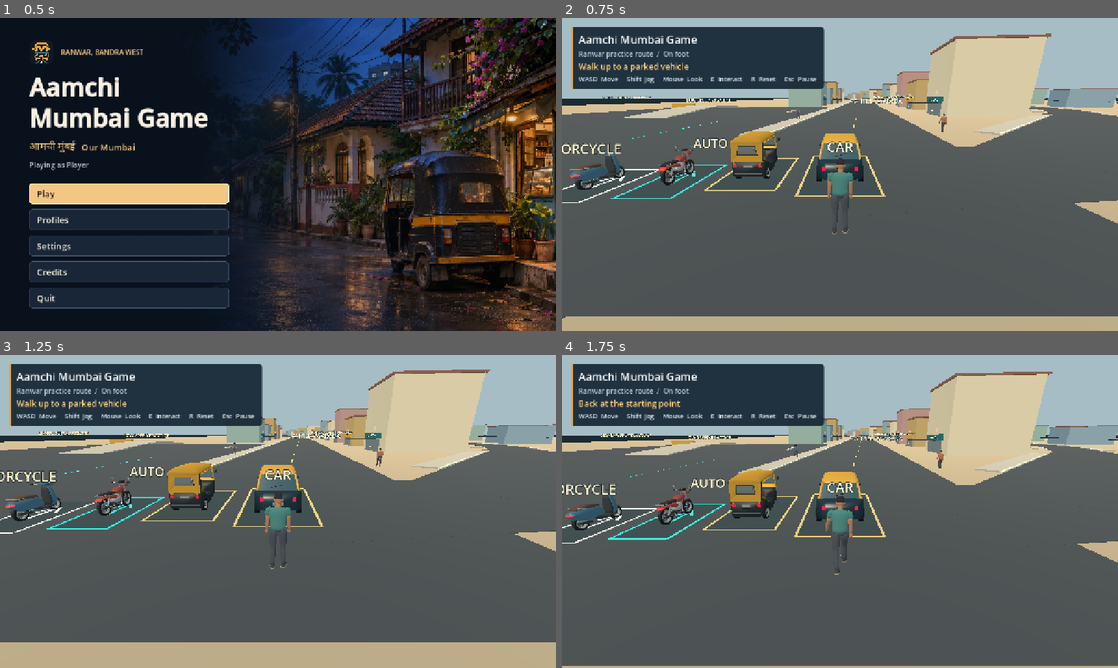
Above: before the commit, frames 1-4 (two rows, left to right).
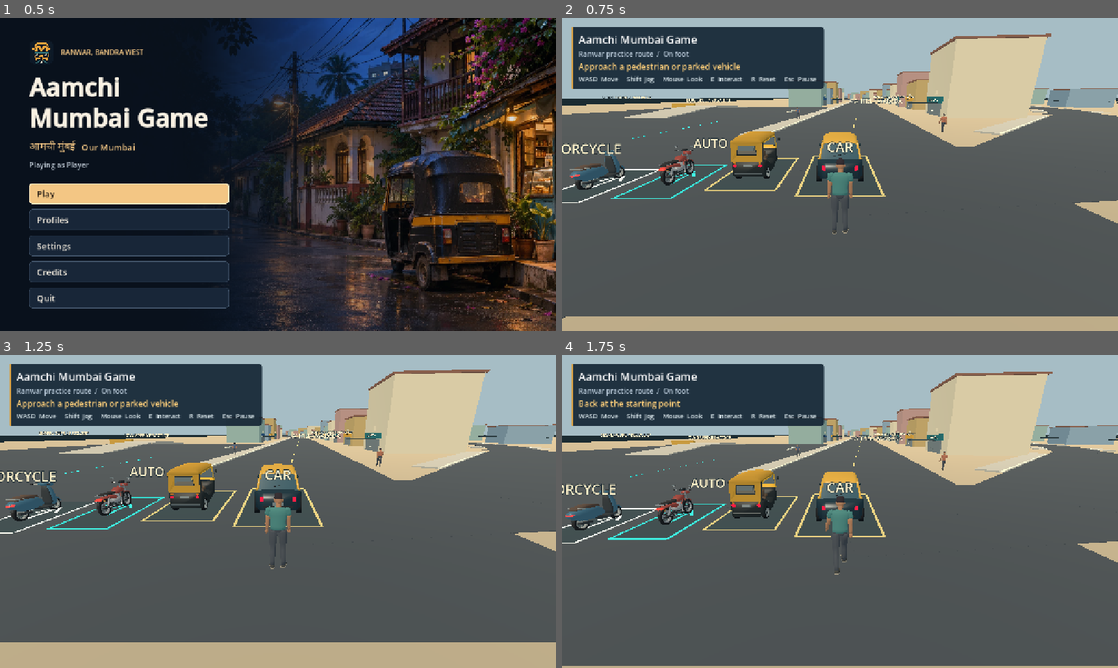
Above: after the commit, the same moments.

Repository: SutharLabs/Aamchi-Mumbai-Game
Game: Godot game, scene res://startup/startup.tscn
Same seed, same stepped clock (60 frames per second), same inputs: the game is played once before the commit and once after it.
Inputs (mouse positions are in pixels of both pictures, inside the frame that each line leads up to):
- Up to frame 1 (0.5 s): no input
- Up to frame 2 (0.75 s): click "Play" at 0.5 s
- Up to frame 3 (1.25 s): no input
- Up to frame 4 (1.75 s): tap Enter at 1.25 s; move the mouse to (867, 511) at 1.27 s; hold W (move_forward) from 1.28 s (still down); tap E (interact) at 1.35 s; click (867, 511) at 1.42 s; tap R (recover) at 1.55 s

Frame 1 is identical in both runs. In frame 2, 0.6% of the frame differs, in the area x 3-54%, y 14-52%; in frame 3, 0.6%, in the area x 3-54%, y 14-50%; in frame 4, less than 0.1%.

Commit message:
Add solid pedestrian interactions and Phase 1 platform builds

Diff:
--- a/prototype/character/practice_pedestrian.gd
+++ b/prototype/character/practice_pedestrian.gd
@@ -1,29 +1,108 @@
-extends "res://character/locomotion_visual.gd"
+extends CharacterBody3D
 
+const Visual := preload("res://character/locomotion_visual.gd")
 const WALK_SPEED := 0.98
+const BODY_HEIGHT := 1.68
+const BODY_RADIUS := 0.29
+const TURN_RESPONSE := 7.0
+const BLOCKED_TURN_TIME := 1.2
+const WORLD_LAYER := 1
+const PERSON_LAYER := 2
+const VEHICLE_LAYER := 4
 
 var path_start: Vector3
 var path_end: Vector3
 var start_fraction := 0.0
+var display_name := "Pedestrian"
+var greeting := "Hello."
+var shirt_color := Color("a4654d")
+var visual := Visual.new()
+var animation_player: AnimationPlayer:
+	get:
+		return visual.animation_player
+
 var _target: Vector3
+var _blocked_time := 0.0
+var _conversation_time := 0.0
+var _speaker_position := Vector3.ZERO
 
 
 func _ready() -> void:
-	super._ready()
-	position = path_start.lerp(path_end, start_fraction)
+	collision_layer = PERSON_LAYER
+	collision_mask = WORLD_LAYER | PERSON_LAYER | VEHICLE_LAYER
+	platform_floor_layers = WORLD_LAYER
+	floor_snap_length = 0.18
+	var capsule := CapsuleShape3D.new()
+	capsule.radius = BODY_RADIUS
+	capsule.height = BODY_HEIGHT
+	var collider := CollisionShape3D.new()
+	collider.position.y = BODY_HEIGHT * 0.5
+	collider.shape = capsule
+	add_child(collider)
+	visual.name = "CharacterVisual"
+	visual.shirt_color = shirt_color
+	add_child(visual)
+	reset_to_path()
+
+
+func reset_to_path() -> void:
+	position = path_start.lerp(path_end, clampf(start_fraction, 0.0, 1.0))
+	velocity = Vector3.ZERO
 	_target = path_end
-	var heading := _target - position
-	rotation.y = atan2(-heading.x, -heading.z)
+	_blocked_time = 0.0
+	_conversation_time = 0.0
+	var direction := _target - position
+	rotation.y = atan2(-direction.x, -direction.z)
+	visual.set_ground_speed(0.0)
+	reset_physics_interpolation()
+
+
+func begin_conversation(speaker_position: Vector3, duration: float) -> void:
+	if speaker_position.is_finite() and is_finite(duration):
+		_speaker_position = speaker_position
+		_conversation_time = maxf(0.0, duration)
+		_blocked_time = 0.0
 
 
 func _physics_process(delta: float) -> void:
-	if position.distance_squared_to(_target) < 0.0025:
-		_target = path_start if _target == path_end else path_end
-	var toward_target := _target - position
-	var heading := atan2(-toward_target.x, -toward_target.z)
-	rotation.y = lerp_angle(rotation.y, heading, 1.0 - exp(-7.0 * delta))
-	# Turn at the end of the path before walking back.
-	var alignment := maxf(0.0, cos(angle_difference(rotation.y, heading)))
-	var step := minf(WALK_SPEED * alignment * delta, toward_target.length())
-	position = position.move_toward(_target, step)
-	set_ground_speed(step / delta)
+	if _conversation_time > 0.0:
+		_conversation_time = maxf(0.0, _conversation_time - delta)
+		_face(_speaker_position - global_position, delta)
+		_move(Vector3.ZERO, delta)
+		return
+	if (_target - position).slide(Vector3.UP).length_squared() < 0.0025:
+		_turn_back()
+	var toward_target := (_target - position).slide(Vector3.UP)
+	var direction := toward_target.normalized()
+	_face(direction, delta)
+	# Give the walker time to turn around before advancing along the path.
+	var alignment := maxf(0.0, (-global_basis.z).dot(direction))
+	var speed := minf(WALK_SPEED * alignment, toward_target.length() / delta)
+	var travel := _move(direction * speed, delta)
+	if speed > 0.2 and travel.dot(direction) < 0.12:
+		_blocked_time += delta
+		if _blocked_time >= BLOCKED_TURN_TIME:
+			_turn_back()
+	else:
+		_blocked_time = 0.0
+
+
+func _turn_back() -> void:
+	_target = path_start if _target == path_end else path_end
+	_blocked_time = 0.0
+
+
+func _face(direction: Vector3, delta: float) -> void:
+	if Vector2(direction.x, direction.z).length_squared() > 0.0001:
+		var heading := atan2(-direction.x, -direction.z)
+		rotation.y = lerp_angle(rotation.y, heading, 1.0 - exp(-TURN_RESPONSE * delta))
+
+
+func _move(horizontal_velocity: Vector3, delta: float) -> Vector3:
+	velocity.x = horizontal_velocity.x
+	velocity.z = horizontal_velocity.z
+	velocity.y = 0.0 if is_on_floor() else velocity.y - 18.0 * delta
+	move_and_slide()
+	var travel := get_real_velocity().slide(Vector3.UP)
+	visual.set_ground_speed(travel.length())
+	return travel
--- a/prototype/phase1.gd
+++ b/prototype/phase1.gd
@@ -15,7 +15,10 @@
 const CAR_START := World.VEHICLE_START
 const RICKSHAW_START := World.RICKSHAW_START
 const ENTER_RANGE := 3.2
+const TALK_RANGE := 2.35
+const TALK_TIME := 4.8
 const EXIT_SPEED := 0.65
+const STREET_SOLIDS := 1 | 2 | 4
 
 var world := World.new()
 var player := Walker.new()
@@ -51,8 +54,8 @@
 	player.name = "Walker"
 	player.position = PLAYER_START
 	add_child(player)
-	_add_pedestrian("HillRoadWalker", 1.0, 0.08, Color("a4654d"))
-	_add_pedestrian("HillRoadReturnWalker", -1.0, 0.25, Color("50617b"))
+	_add_pedestrian("Mira", "The open practice yard is just west of Hill Road.", 1.0, 0.08, Color("a4654d"))
+	_add_pedestrian("Rafiq", "Nagrana Lane is easier on foot. Take Waroda Road if you're driving.", -1.0, 0.25, Color("50617b"))
 	_add_practice_vehicle(car, "PracticeCar", CAR_START)
 	_add_practice_vehicle(rickshaw, "PracticeRickshaw", RICKSHAW_START)
 	_add_practice_vehicle(motorcycle, "PracticeMotorcycle", World.MOTORCYCLE_START)
@@ -81,10 +84,12 @@
 	_parking_poses[vehicle] = pose
 
 
-func _add_pedestrian(node_name: String, side: float, offset: float, shirt: Color) -> void:
+func _add_pedestrian(speaker: String, greeting: String, side: float, offset: float, shirt: Color) -> void:
 	var path := world.practice_pedestrian_path(side)
 	var pedestrian := Pedestrian.new()
-	pedestrian.name = node_name
+	pedestrian.name = speaker
+	pedestrian.display_name = speaker
+	pedestrian.greeting = greeting
 	pedestrian.path_start = path[0]
 	pedestrian.path_end = path[1]
 	pedestrian.start_fraction = offset
@@ -157,7 +162,7 @@
 		player.running = Input.is_action_pressed(&"run")
 	_update_camera(delta)
 	_message_time = maxf(0.0, _message_time - delta)
-	var prompt := "Walk up to a parked vehicle"
+	var prompt := Hud.APPROACH_PROMPT
 	var speed := 0.0
 	var vehicle_label := ""
 	if driving:
@@ -168,8 +173,10 @@
 		else:
 			prompt = "Stop before getting out" if speed > EXIT_SPEED else "Get out"
 	else:
-		var nearby := _nearby_vehicle()
-		if nearby != null:
+		var nearby := _nearby_interaction()
+		if nearby is Pedestrian:
+			prompt = "Talk to %s" % nearby.display_name
+		elif nearby is Vehicle:
 			var entry_label := "Mount" if nearby.is_two_wheeler else "Get in"
 			prompt = "%s the %s" % [entry_label, nearby.vehicle_label.to_lower()]
 	if _message_time > 0.0:
@@ -204,6 +211,26 @@
 			best = candidate
 			distance_limit = distance
 	return best
+
+
+func _nearby_interaction() -> PhysicsBody3D:
+	var best: PhysicsBody3D = _nearby_vehicle()
+	var distance_limit := TALK_RANGE * TALK_RANGE
+	if best != null:
+		distance_limit = minf(distance_limit, player.global_position.distance_squared_to(best.global_position))
+	for pedestrian in pedestrians:
+		var distance := player.global_position.distance_squared_to(pedestrian.global_position)
+		if distance < distance_limit and _can_reach(pedestrian, Vector3.UP):
+			best = pedestrian
+			distance_limit = distance
+	return best
+
+
+func _can_reach(target: PhysicsBody3D, offset: Vector3) -> bool:
+	var reach := PhysicsRayQueryParameters3D.create(
+		player.global_position + Vector3.UP, target.global_position + offset, STREET_SOLIDS)
+	reach.exclude = [player.get_rid(), target.get_rid()]
+	return get_world_3d().direct_space_state.intersect_ray(reach).is_empty()
 
 
 func _try_interact() -> void:
@@ -222,13 +249,15 @@
 		active_vehicle = null
 		_message_time = 0.0
 		return
-	var vehicle := _nearby_vehicle()
+	var target := _nearby_interaction()
+	if target is Pedestrian:
+		target.begin_conversation(player.global_position, TALK_TIME)
+		_show_message("%s: %s" % [target.display_name, target.greeting], TALK_TIME)
+		return
+	var vehicle := target as Vehicle
 	if vehicle == null:
 		return
-	var reach := PhysicsRayQueryParameters3D.create(
-		player.global_position + Vector3.UP, vehicle.global_position + Vector3.UP * 0.3, 1 | 4)
-	reach.exclude = [vehicle.get_rid()]
-	if not get_world_3d().direct_space_state.intersect_ray(reach).is_empty():
+	if not _can_reach(vehicle, Vector3.UP * 0.3):
 		_show_message("Move closer to the vehicle from a clear side")
 		return
 	player.set_on_foot(false)
@@ -253,15 +282,15 @@
 		var clearance := PhysicsShapeQueryParameters3D.new()
 		clearance.shape = player.body_shape
 		clearance.transform = Transform3D(Basis.IDENTITY, feet + Vector3.UP * Walker.BODY_HEIGHT * 0.5)
-		clearance.collision_mask = 1 | 4
+		clearance.collision_mask = STREET_SOLIDS
 		if space.intersect_shape(clearance, 1).is_empty():
 			return feet
 	return Vector3.INF
 
 
-func _show_message(message: String) -> void:
+func _show_message(message: String, duration := 2.3) -> void:
 	_message = message
-	_message_time = 2.3
+	_message_time = duration
 
 
 func _reset_run() -> void:
@@ -269,6 +298,8 @@
 	for vehicle: Vehicle in _parking_poses:
 		vehicle.set_driver_active(false)
 		vehicle.reset_to(_parking_poses[vehicle])
+	for pedestrian in pedestrians:
+		pedestrian.reset_to_path()
 	player.global_position = PLAYER_START
 	player.rotation = Vector3.ZERO
 	player.set_on_foot(true)
--- a/prototype/phase1_hud.gd
+++ b/prototype/phase1_hud.gd
@@ -4,6 +4,8 @@
 signal reset_pressed
 signal pause_pressed
 signal look_dragged(relative: Vector2)
+
+const APPROACH_PROMPT := "Approach a pedestrian or parked vehicle"
 
 var touch_enabled := false
 var pause_enabled := false
@@ -57,7 +59,7 @@
 	_help.add_theme_color_override("font_color", Color("deebef"))
 	_help.add_theme_font_size_override("font_size", 15)
 	details.add_child(_help)
-	update_display(false, 0.0, "Walk up to a parked vehicle", "")
+	update_display(false, 0.0, APPROACH_PROMPT, "")
 	if touch_enabled:
 		_touch_surface = Control.new()
 		canvas.add_child(_touch_surface)
--- a/prototype/player.gd
+++ b/prototype/player.gd
@@ -5,6 +5,7 @@
 const RUN_SPEED := 2.18
 const BODY_HEIGHT := 1.68
 const BODY_RADIUS := 0.31
+const STREET_SOLIDS := 1 | 2 | 4
 
 var body_shape := CapsuleShape3D.new()
 var visual := Visual.new()
@@ -15,7 +16,7 @@
 
 func _ready() -> void:
 	collision_layer = 2
-	collision_mask = 1 | 4
+	collision_mask = STREET_SOLIDS
 	floor_snap_length = 0.22
 	body_shape.radius = BODY_RADIUS
 	body_shape.height = BODY_HEIGHT
@@ -31,7 +32,7 @@
 	active = enabled
 	visible = enabled
 	collision_layer = 2 if enabled else 0
-	collision_mask = 1 | 4 if enabled else 0
+	collision_mask = STREET_SOLIDS if enabled else 0
 	velocity = Vector3.ZERO
 	direction = Vector3.ZERO
 	running = false
--- a/prototype/project.godot
+++ b/prototype/project.godot
@@ -2,7 +2,7 @@
 
 [application]
 config/name="Aamchi Mumbai Game"
-config/version="0.1.0"
+config/version="0.1.1"
 run/main_scene="res://startup/startup.tscn"
 config/features=PackedStringArray("4.7", "GL Compatibility")
 config/quit_on_go_back=false
@@ -30,4 +30,5 @@
 [rendering]
 renderer/rendering_method="gl_compatibility"
 renderer/rendering_method.mobile="gl_compatibility"
+textures/vram_compression/import_etc2_astc=true
 textures/default_filters/use_nearest_mipmap_filter=false
--- a/prototype/tests/phase1_smoke.gd
+++ b/prototype/tests/phase1_smoke.gd
@@ -17,6 +17,7 @@
 	_expect(game.player.is_on_floor(), "player settles on the starting street")
 	_expect(not game.driving, "starts on foot")
 	await _check_locomotion()
+	await _check_pedestrians()
 	await _tap(&"interact")
 	_expect(not game.driving, "interaction out of reach is ignored")
 	var start: Vector3 = game.player.position
@@ -62,6 +63,7 @@
 	await _check_two_wheeler(game.scooter, "scooter")
 	if game.hud.touch_enabled:
 		await _check_touch()
+		await _check_touch_pedestrian()
 		await _check_touch_rickshaw()
 		await _check_touch_two_wheeler(game.motorcycle, "motorcycle")
 		await _check_touch_two_wheeler(game.scooter, "scooter")
@@ -89,6 +91,8 @@
 	var pedestrian_start := pedestrian.position
 	var clear_pedestrian_paths := true
 	var space := game.get_world_3d().direct_space_state
+	var walking_mask: int = game.player.collision_mask
+	game.player.collision_mask = 1 | 4
 	for walker: Node3D in game.pedestrians:
 		for point: Vector3 in [walker.path_start, walker.path_end]:
 			var ray := PhysicsRayQueryParameters3D.create(point + Vector3.UP, point - Vector3.UP, 1)
@@ -98,6 +102,7 @@
 		var start := Transform3D(Basis.IDENTITY, walker.path_start + Vector3.UP * 0.05)
 		if game.player.test_move(start, walker.path_end - walker.path_start):
 			clear_pedestrian_paths = false
+	game.player.collision_mask = walking_mask
 	_expect(clear_pedestrian_paths, "both pedestrian routes stay grounded and clear of obstacles")
 	var thigh := skeleton.find_bone("LeftUpperLeg")
 	Input.action_press(&"move_right")
@@ -113,6 +118,55 @@
 	Input.action_release(&"move_right")
 	await _frames(22)
 	_expect(animation.current_animation == &"idle", "locomotion returns to idle on release")
+	await _tap(&"recover")
+
+
+func _check_pedestrians() -> void:
+	var pedestrian: CharacterBody3D = game.pedestrians[0]
+	game.player.global_position = pedestrian.global_position + Vector3(1.50, 0.06, 0.0)
+	game._message_time = 0.0
+	await _frames(8)
+	_expect(game.hud._prompt.text == "Talk to %s" % pedestrian.display_name, "walking near a pedestrian shows the Talk prompt")
+	var obstacle := StaticBody3D.new()
+	var collider := CollisionShape3D.new()
+	var slab := BoxShape3D.new()
+	slab.size = Vector3(0.12, 1.0, 1.2)
+	collider.shape = slab
+	obstacle.add_child(collider)
+	obstacle.position = game.player.global_position.lerp(pedestrian.global_position, 0.5) + Vector3.UP
+	game.add_child(obstacle)
+	await _frames(3)
+	await _tap(&"interact")
+	_expect(game._message_time <= 0.0, "a wall blocks talking through it")
+	obstacle.queue_free()
+	await _frames(3)
+	await _tap(&"interact")
+	_expect(game._message == "%s: %s" % [pedestrian.display_name, pedestrian.greeting], "interact starts the pedestrian's dialogue")
+	var chatting_position := pedestrian.global_position
+	await _frames(20)
+	_expect(pedestrian.global_position.distance_to(chatting_position) < 0.04 and pedestrian.animation_player.current_animation == &"idle", "pedestrian pauses walking during the conversation")
+
+	var contact := KinematicCollision3D.new()
+	var walking_probe := Transform3D(Basis.IDENTITY, chatting_position + Vector3(1.5, 0.065, 0.0))
+	_expect(game.player.test_move(walking_probe, Vector3.LEFT * 1.5, contact) and contact.get_collider() == pedestrian, "pedestrians block the walking player")
+	game.player.set_on_foot(false)
+	# Isolate the vehicle contact from curbs and buildings near the dialogue route.
+	var yard_contact := Vector3(-20.0, 0.02, -18.0)
+	var approach := Transform3D(Basis.IDENTITY, yard_contact + Vector3(0.0, 0.55, 5.5))
+	pedestrian.global_position = yard_contact
+	pedestrian.begin_conversation(approach.origin, 4.0)
+	await _frames(6)
+	for vehicle: Node3D in [game.car, game.rickshaw, game.motorcycle, game.scooter]:
+		var blocked: bool = vehicle.test_move(approach, Vector3.FORWARD * 5.5, contact)
+		_expect(blocked and contact.get_collider() == pedestrian, "%s collision detects pedestrians" % vehicle.vehicle_label)
+
+	game.car.reset_to(approach)
+	game.car.set_driver_active(true)
+	await _frames(10)
+	game.car.set_controls(0.22, 0.0, false)
+	await _frames(155)
+	_expect(game.car.global_position.z > yard_contact.z + 1.9 and game.car.global_position.z < yard_contact.z + 3.0 and game.car.get_speed_mps() < 0.2,
+		"a moving car stops against the pedestrian without passing through")
 	await _tap(&"recover")
 
 
@@ -149,7 +203,7 @@
 	var hill_road: PackedVector3Array = game.world._roads[0]
 	var along := (hill_road[1] - hill_road[0]).normalized()
 	var west := Vector3(along.z, 0.0, -along.x)
-	var road_center := hill_road[0] + along * 23.0
+	var road_center := hill_road[0] + along * 35.0
 	var heading := Basis(Vector3.UP, atan2(-west.x, -west.z))
 	for vehicle: Node3D in [game.car, game.rickshaw, game.motorcycle, game.scooter]:
 		var parking: Transform3D = vehicle.global_transform
@@ -324,6 +378,19 @@
 	_touch(surface, 2, reset_button.get_center(), false)
 	await _frames(4)
 	_expect(absf(game.player.position.z - 5.0) < 0.1, "touch reset runs through the HUD signal")
+
+
+func _check_touch_pedestrian() -> void:
+	var pedestrian: CharacterBody3D = game.pedestrians[0]
+	game.player.global_position = pedestrian.global_position + Vector3(1.5, 0.06, 0.0)
+	await _frames(7)
+	var surface: Control = game.hud._touch_surface
+	var interact_point: Vector2 = game.hud._button_rect(0).get_center()
+	_touch(surface, 5, interact_point, true)
+	_touch(surface, 5, interact_point, false)
+	await _frames(3)
+	_expect(not game.driving and game._message.begins_with("%s: " % pedestrian.display_name), "touch Interact talks to a nearby pedestrian")
+	await _tap(&"recover")
 
 
 func _check_touch_rickshaw() -> void:
--- a/prototype/vehicle/phase1_car.gd
+++ b/prototype/vehicle/phase1_car.gd
@@ -7,6 +7,7 @@
 
 
 func _init() -> void:
+	super()
 	name = "Phase1Car"
 	vehicle_label = "Car"
 	exit_side_offset = 1.48
--- a/prototype/vehicle/phase1_rickshaw.gd
+++ b/prototype/vehicle/phase1_rickshaw.gd
@@ -10,6 +10,7 @@
 
 
 func _init() -> void:
+	super()
 	name = "Phase1Rickshaw"
 	vehicle_label = "Auto-rickshaw"
 	exit_side_offset = 1.30
--- a/prototype/vehicle/phase1_vehicle.gd
+++ b/prototype/vehicle/phase1_vehicle.gd
@@ -16,6 +16,7 @@
 const STEP_PROBE_MARGIN: float = 0.006
 const STEP_EDGE_CLEARANCE: float = 0.055
 const WORLD_LAYER: int = 1
+const PERSON_LAYER: int = 2
 var wheel_radius: float = 0.32
 var vehicle_label: String = "Vehicle"
 var is_two_wheeler: bool = false
@@ -40,9 +41,9 @@
 
 func _init() -> void:
 	name = "Phase1Vehicle"
-	# Physics layer bit values: world=1, walking player=2, vehicle=4.
+	# Physics layer bit values: world=1, people=2, vehicle=4.
 	collision_layer = 4
-	collision_mask = WORLD_LAYER | 2 | 4
+	collision_mask = WORLD_LAYER | PERSON_LAYER | 4
 	floor_snap_length = 0.28
 	floor_max_angle = deg_to_rad(34.0)
 	floor_stop_on_slope = true
@@ -156,11 +157,17 @@
 	var across_edge := motion + direction * STEP_EDGE_CLEARANCE
 	if not test_move(start, across_edge, _step_contact, safe_margin):
 		return false
+	if _step_contact.get_travel().dot(direction) > motion.length() + safe_margin:
+		return false
+	var hit := _step_contact.get_collider() as CollisionObject3D
+	var normal := _step_contact.get_normal()
+	if hit != null and (hit.collision_layer & PERSON_LAYER) != 0 and direction.dot(normal) < -0.1:
+		# Stop before a frontal contact. Sliding the chassis into a capsule can push it aside.
+		velocity.x = 0.0
+		velocity.z = 0.0
+		return false
 	var floor_dot := cos(floor_max_angle)
-	var wall_normal := _step_contact.get_normal().y
-	if wall_normal < -0.05 or wall_normal >= floor_dot or not _is_static_world_contact():
-		return false
-	if _step_contact.get_travel().dot(direction) > motion.length() + safe_margin:
+	if normal.y < -0.05 or normal.y >= floor_dot or not _is_static_world_contact():
 		return false
 
 	# Sweep the full chassis upward, over the curb and down to support. Each
Not shown, changed: prototype/export_presets.cfg
Not shown, changed: docs/PHASE_PROGRESS.md
Not shown, changed: docs/ROADMAP.md
